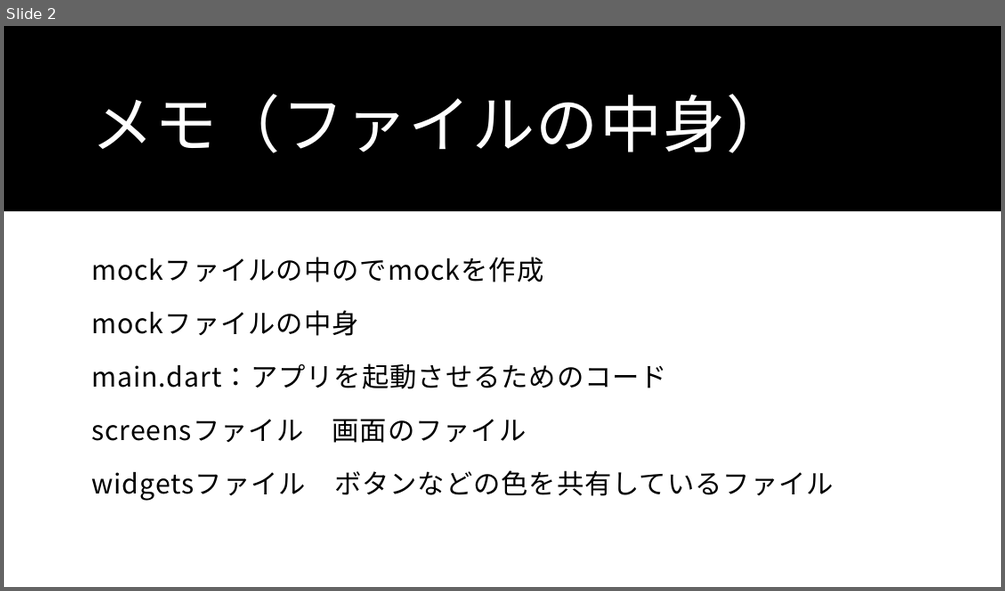
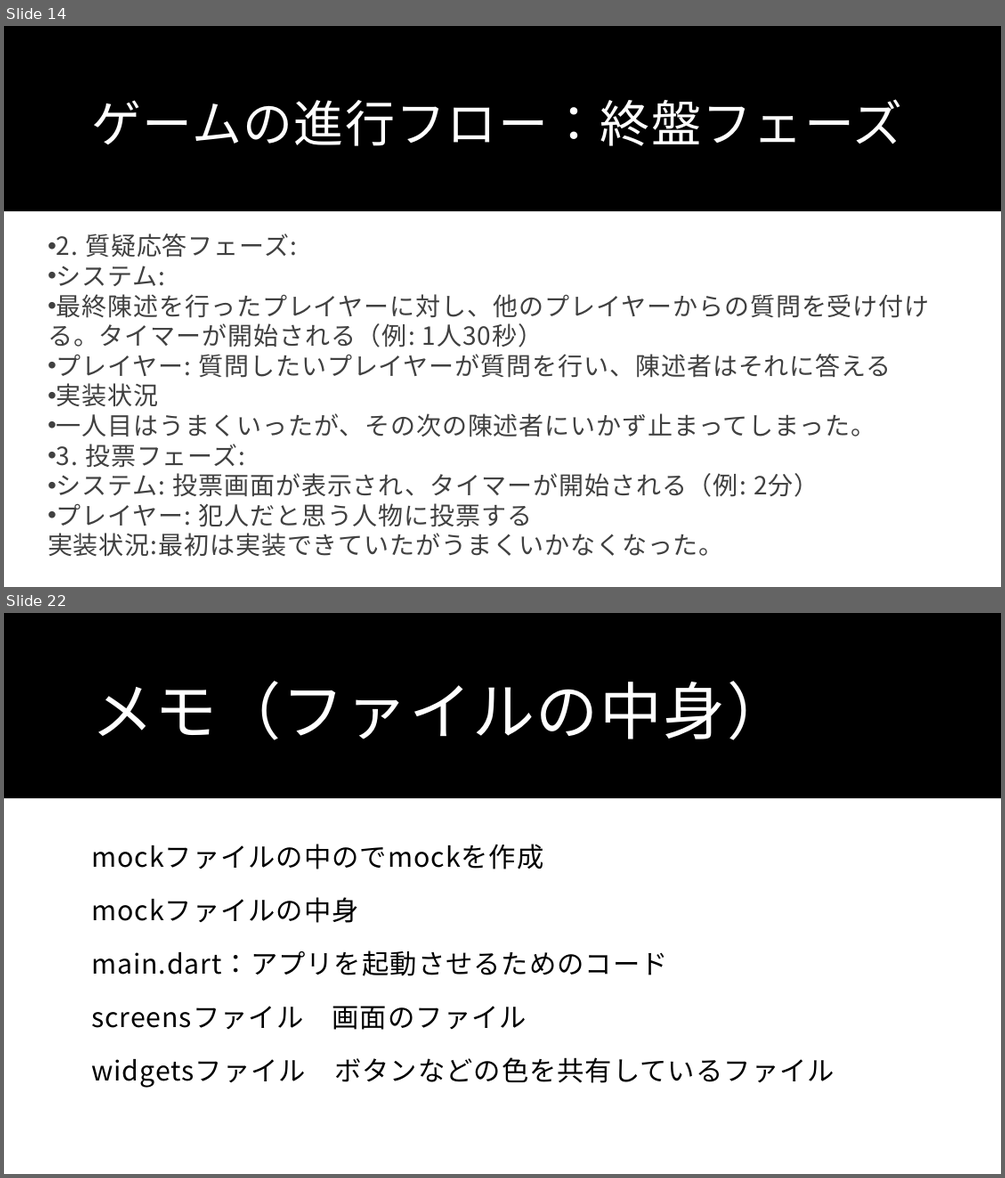
Before and after one commit to Wtnbtkm/flutter_application_1, a slide deck: Flutterの制作仕様書・アイディア（メモ）.pptx. Shown one above the other, each under a label of ours: slide 2 before the commit, slides 14 and 22 after it; the slides between them are not shown. The pictures are 1005x591 and 1005x1178 pixels, drawn with LibreOffice and Linux fonts; fonts in the diff are those of the drawing. Boxes give left, top, right and bottom in pixels: in the first picture for what was removed or moved away, otherwise in the second. Text is boxed around its words. In the diff, an @@ line names an element or a change of style, - is before the commit and + after.

Commit message:
パワーポイント（発表するためのスライドの追加）

```diff
--- a/Flutterの制作仕様書・アイディア（メモ）.pptx
+++ b/Flutterの制作仕様書・アイディア（メモ）.pptx
@@ slide 14 added at bbox=[4, 26, 1001, 587], background #FFFFFF; not listed: 1 template element that a slide beside it also shows @@
@@ title added at bbox=[91, 99, 903, 146], 48 pt, text #FFFFFF @@
+ゲームの進行フロー：終盤フェーズ
@@ text added at bbox=[48, 233, 930, 556], 24 pt, text #404040 @@
+• 2. 質疑応答フェーズ:
+• システム:
+• 最終陳述を行ったプレイヤーに対し、他のプレイヤーからの質問を受け付ける。タイマーが開始される（例: 1人30秒）
+• プレイヤー: 質問したいプレイヤーが質問を行い、陳述者はそれに答える
+• 実装状況
+• 一人目はうまくいったが、その次の陳述者にいかず止まってしまった。
+• 3. 投票フェーズ:
+• システム: 投票画面が表示され、タイマーが開始される（例: 2分）
+• プレイヤー: 犯人だと思う人物に投票する
+実装状況:最初は実装できていたがうまくいかなくなった。
@@ what was slide 2 is now slide 22 @@
```
Also in this commit, not shown: 1 slide changed, 19 other slides added, 2 slides removed.
